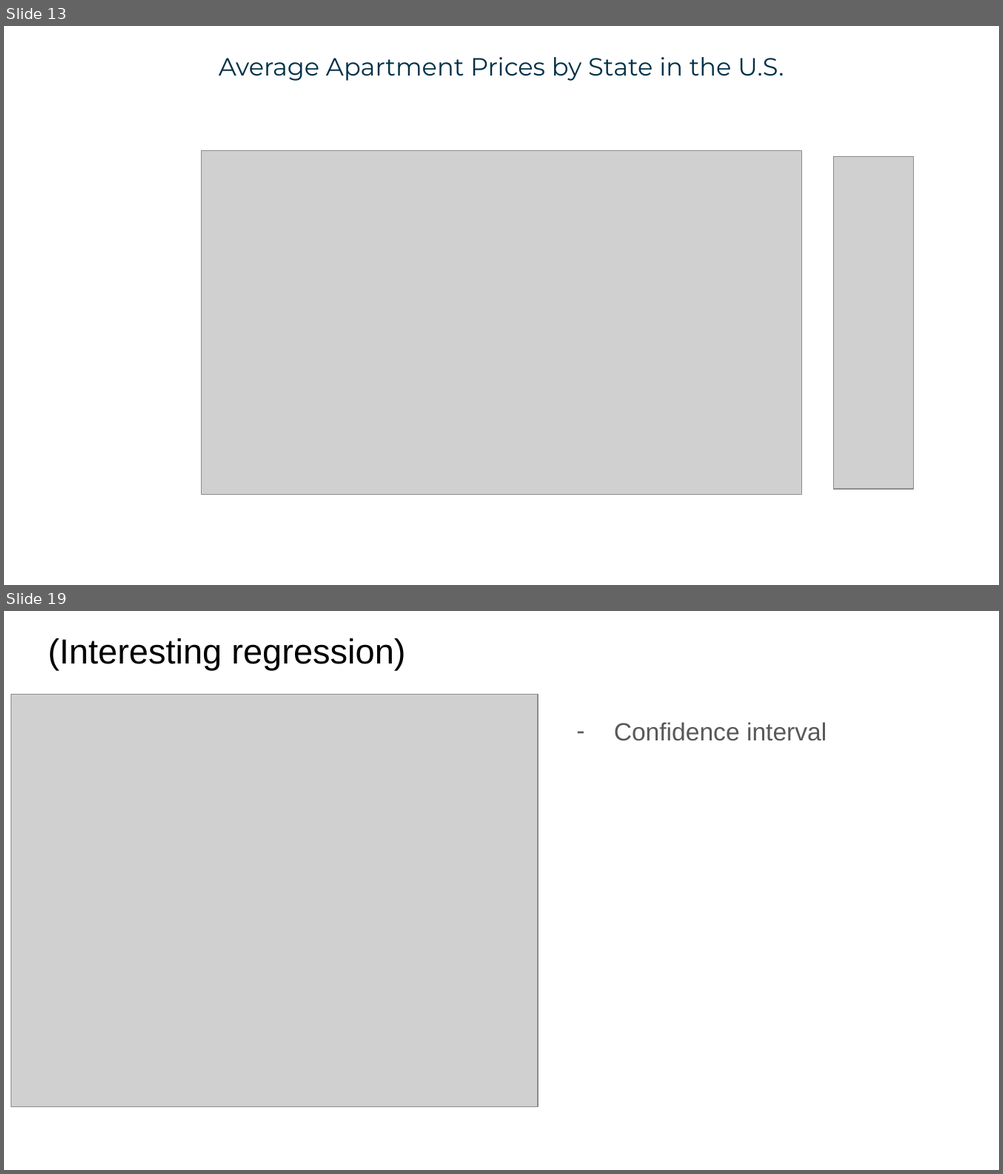
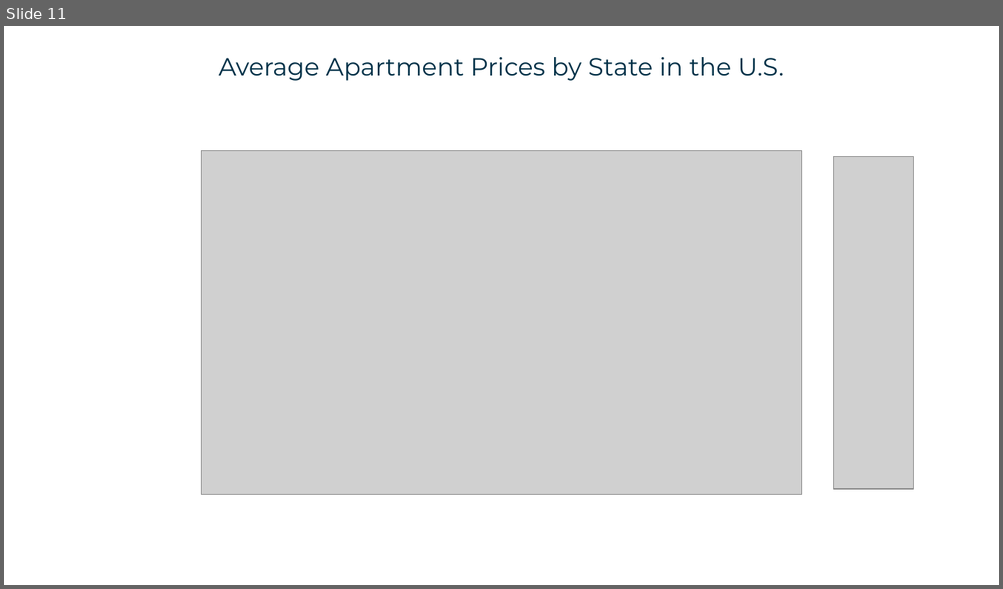
Before and after one commit to tghcb9/dataanalytics-project1-group6, a slide deck: submission/presentation/docs/Project 1 Presentation - Group 6.pptx. Shown one above the other, each under a label of ours: slides 13 and 19 before the commit, slide 11 after it; the slides between them are not shown. The pictures are 1003x1174 and 1003x589 pixels, drawn with LibreOffice and Linux fonts; fonts in the diff are those of the drawing; grey boxes stand for pictures. Boxes give left, top, right and bottom in pixels: in the first picture for what was removed or moved away, otherwise in the second. Text is boxed around its words. In the diff, an @@ line names an element or a change of style, - is before the commit and + after.

```diff
--- a/submission/presentation/docs/Project 1 Presentation - Group 6.pptx
+++ b/submission/presentation/docs/Project 1 Presentation - Group 6.pptx
@@ slide 19 removed at box(4, 611, 999, 1170), background #FFFFFF @@
@@ title removed at box(48, 638, 405, 670) @@
-(Interesting regression)
@@ picture removed at box(11, 695, 537, 1108) @@
@@ text removed at box(614, 722, 826, 741) @@
-– Confidence interval
@@ what was slide 13 is now slide 11 @@
```
Also in this commit, not shown: 11 slides changed, 7 slides added, 4 other slides removed, 3 other files.
